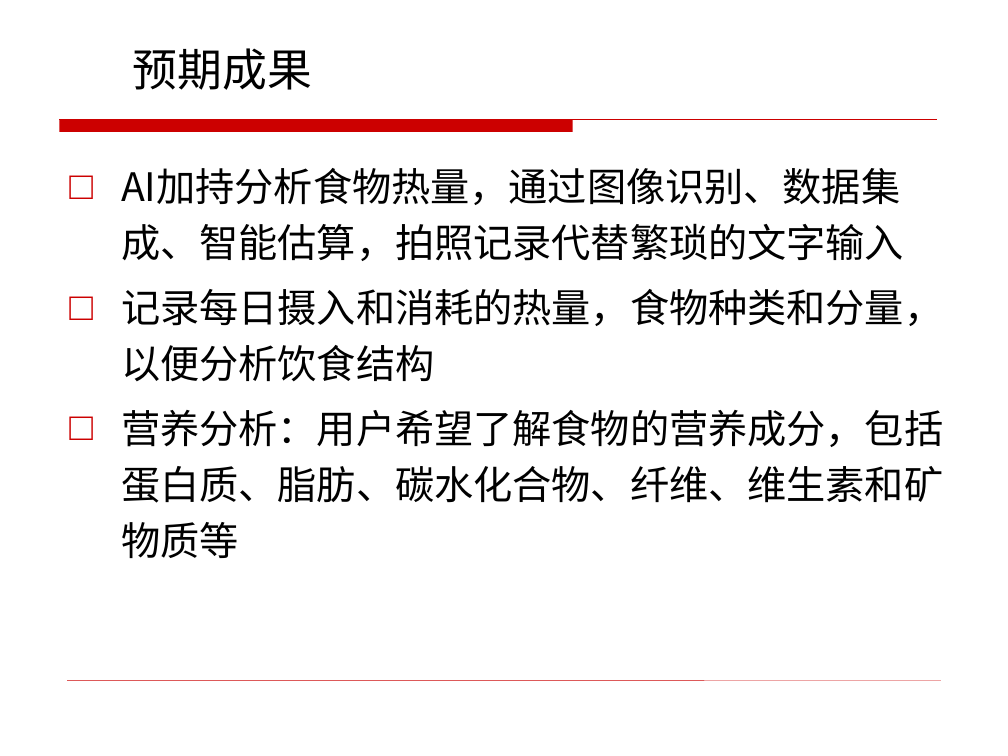
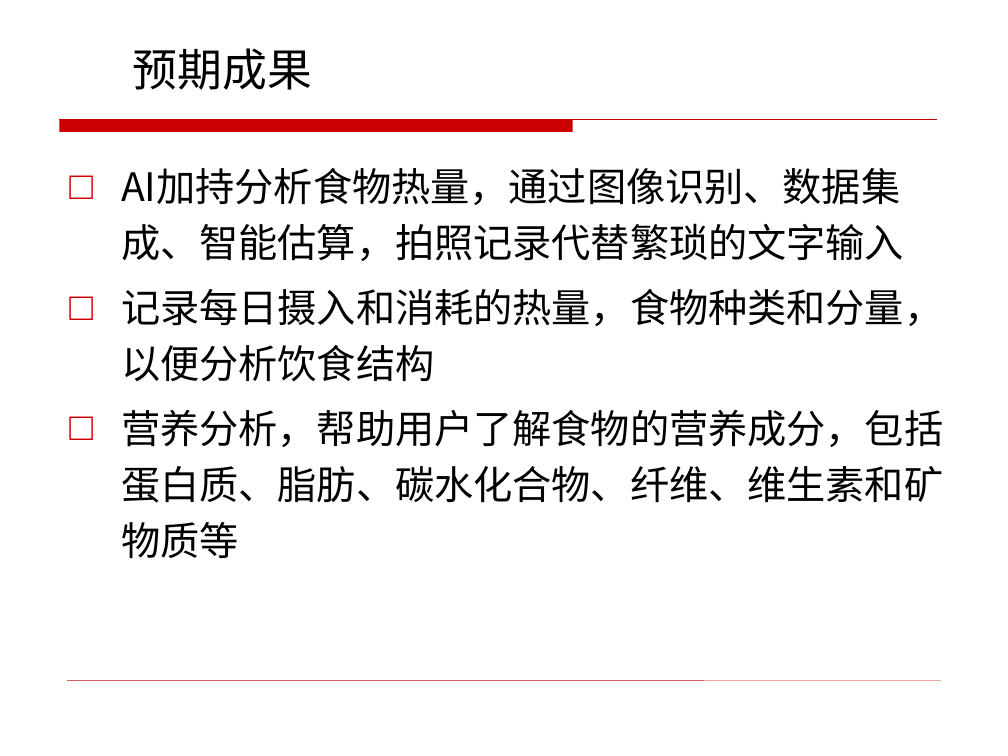
Before and after one commit to bensaku/ikun-home, a slide deck: slide 5 of 毕业设计/附件1：软件学院本科毕业设计汇报检查PPT模版（第1次）.pptx. Drawn at 1008x756 pixels with LibreOffice and Linux fonts; fonts in the diff are those of the drawing; background and template pictures are left out. Boxes give left, top, right and bottom in pixels: in the first picture for what was removed or moved away, otherwise in the second. Text is boxed around its words. In the diff, an @@ line names an element or a change of style, - is before the commit and + after.

```diff
--- a/毕业设计/附件1：软件学院本科毕业设计汇报检查PPT模版（第1次）.pptx
+++ b/毕业设计/附件1：软件学院本科毕业设计汇报检查PPT模版（第1次）.pptx
@@ text at <box>121,410,943,558</box>: text changed @@
-□ 营养分析：用户希望了解食物的营养成分，包括蛋白质、脂肪、碳水化合物、纤维、维生素和矿物质等
+□ 营养分析，帮助用户了解食物的营养成分，包括蛋白质、脂肪、碳水化合物、纤维、维生素和矿物质等
```
Also in this commit, not shown: 2 other slides changed.
